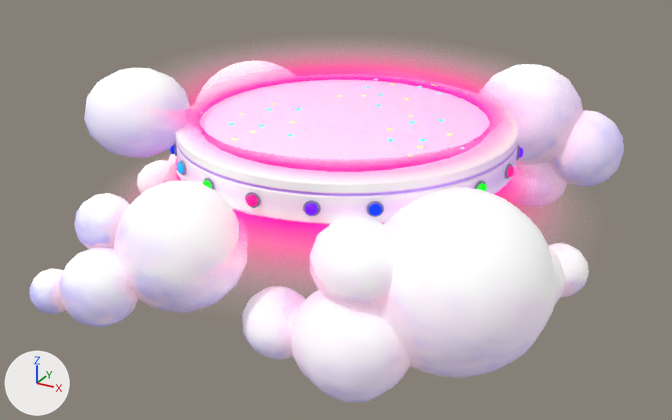
Renders of the glTF model scene/models/elevator.glb from each side of a commit.
Rendered twice from a 50 mm camera at (12.7, -43.1, 12.4) aimed at (-0.6, -18.9, 0.3). Lighting does not change. The marker at lower left points along +X, +Y and +Z. Objects named as collision shapes, trigger or cutter boxes, shadow casters or lower levels of detail are left out. Vertices at the same position are counted once.

In view in the first picture: 'BakedStand.003', 'Circle.012', 'Circle.013', 'CloudHover.001', 'MainRingLights.002', 'stars.004', 'stars.005'.
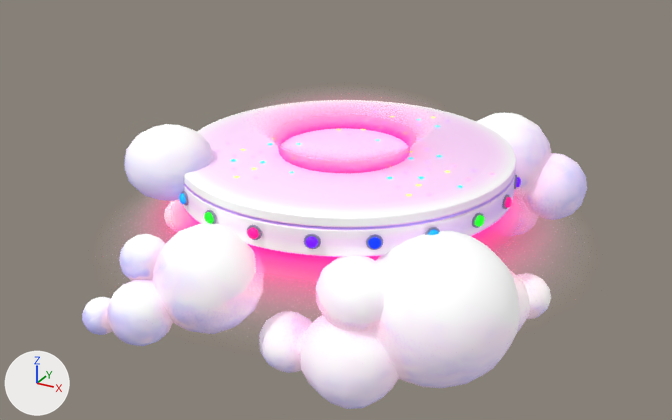
Where the change shows, as pixel boxes (x1, y1, x2, y2) in the pictures (672 x 420 px; the box of a moved part takes in the faces that stretch with it):
'CloudHover.001', mesh rescaled (15% narrower, 13% shorter): before (29, 61, 624, 402); after (82, 113, 587, 409)
'BakedStand.003', mesh moved: before (175, 80, 519, 224); after (183, 100, 516, 257)
'Circle.013', mesh rescaled: before (190, 68, 499, 172); after (275, 117, 414, 173)
'Circle.012', mesh rescaled: before (168, 159, 521, 246); after (175, 199, 516, 276)
'stars.004', deleted: before (200, 102, 336, 141)
'stars.005', deleted: before (344, 113, 497, 157)
part 1 of me_sphere_120, moved or reshaped: before (203, 178, 215, 190); after (204, 210, 216, 224)
part 2 of me_sphere_120, moved or reshaped: before (177, 160, 186, 175); after (179, 191, 188, 206)
part 3 of me_sphere_120, moved or reshaped: before (505, 164, 514, 179); after (502, 194, 512, 209)
part 4 of me_sphere_120, moved or reshaped: before (366, 201, 384, 217); after (366, 234, 383, 250)
part 5 of me_sphere_120, moved or reshaped: before (303, 200, 321, 216); after (304, 234, 321, 249)
part 6 of me_sphere_120, deleted (pink): before (170, 143, 523, 208)
part 7 of me_sphere_120, added: after (425, 175, 521, 235)
part 8 of me_sphere_120, added: after (247, 225, 262, 240)

Patch to the scene script:
```diff
--- a/scene/models/elevator.glb.py
+++ b/scene/models/elevator.glb.py
@@ me_cylinder_043 @@
 me_cylinder_043.from_pydata(...)  # 322 vertices, 640 faces; spans x -5.14..5.14, y -24.4..-14.12, z 2.42..3.59
 # used by ob_bakedstand_003; location = (0.0, 0.0, 0.0)
+# me_cylinder_043 part 12: the whole mesh is moved by (0.0, 0.0, -0.94)
 me_cylinder_043.materials.append(mat_stands)
@@ me_sphere_120 @@
 # used by ob_mainringlights_002; location = (0.0, 0.0, 0.0)
-me_sphere_120.from_pydata(...)  # 4163 vertices, 6844 faces; spans x -5.31..5.34, y -24.62..-13.97, z 2.64..3.06
+me_sphere_120.from_pydata(...)  # 4157 vertices, 6844 faces; spans x -5.31..5.34, y -24.62..-13.97, z 1.7..2.12
+# me_sphere_120 part 1: the loose piece of 209 vertices spanning x -1.8..-1.36, y -24.37..-24.11, z 2.64..3.06 is moved by (0.0, 0.0, -0.94)
+# me_sphere_120 part 2: the loose piece of 208 vertices spanning x -3.22..-2.82, y -23.65..-23.32, z 2.64..3.06 is moved by (0.0, 0.0, -0.94)
+# me_sphere_120 part 3: the loose piece of 209 vertices spanning x 5.15..5.34, y -19.49..-19.04, z 2.64..3.06 is moved by (0.0, 0.0, -0.94)
+# me_sphere_120 part 4: the loose piece of 209 vertices spanning x 2.88..3.28, y -23.63..-23.3, z 2.64..3.06 is moved by (0.0, 0.0, -0.94)
+# me_sphere_120 part 5: the loose piece of 212 vertices spanning x 1.42..1.87, y -24.36..-24.1, z 2.64..3.06 is moved by (0.0, 0.0, -0.94)
+# me_sphere_120 part 6: 10 loose pieces with 2080 vertices, spanning x -5.07..5.1, y -24.62..-13.97, z 2.64..3.06, are deleted
+# me_sphere_120 part 7: 829 vertices added at x 4.02..5.1, y -22.51..-16.04, z 1.7..2.12
+# me_sphere_120 part 8: 208 vertices added at x -0.21..0.24, y -24.62..-24.43, z 1.7..2.12
 me_sphere_120.materials.append(mat_darkmetal)
@@ me_circle_020 @@
 me_circle_020.from_pydata(...)  # 160 vertices, 256 faces; spans x -9.0..9.0, y -28.4..-10.4, z 0.6..2.5
 # used by ob_circle_012; location = (0.0, 0.0, 0.0)
+# me_circle_020 part 9: the whole mesh is scaled about its middle by 0.982, then moved by (0.0, 0.1, -0.9)
 me_circle_020.materials.append(mat_rainbow_transparent)
@@ me_circle_005 @@
 me_circle_005.from_pydata(...)  # 160 vertices, 256 faces; spans x -7.6..7.6, y -27.0..-11.8, z 3.6..4.8
 # used by ob_circle_013; location = (0.0, 0.0, 0.0)
+# me_circle_005 part 10: the whole mesh is scaled about its middle by (0.46, 0.46, 1.18), then moved by (0.0, 0.0, -0.9)
 me_circle_005.materials.append(mat_rainbow_transparent)
@@ me_sphere_121 @@
 me_sphere_121.from_pydata(...)  # 3150 vertices, 6284 faces; spans x -8.9..7.5, y -27.9..-8.1, z -2.8..5.2
 # used by ob_cloudhover_001; location = (0.0, 0.0, 0.0)
+# me_sphere_121 part 11: the whole mesh is scaled about its middle by 0.843, then moved by (0.5, -0.9, -0.9)
 me_sphere_121.materials.append(mat_white)
@@ ob_stars_004 @@
-ob_stars_004 = bpy.data.objects.new('stars.004', me_plane_031)
-ob_stars_004.location = (0.0, 0.0, 0.0)
@@ ob_stars_005 @@
-ob_stars_005 = bpy.data.objects.new('stars.005', me_plane_032)
-ob_stars_005.location = (0.0, 0.0, 0.0)
```
